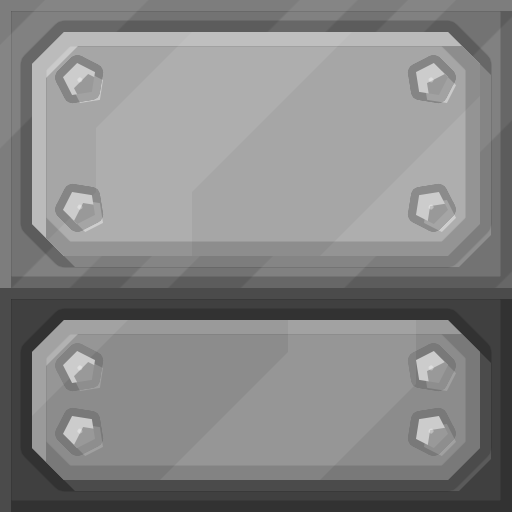
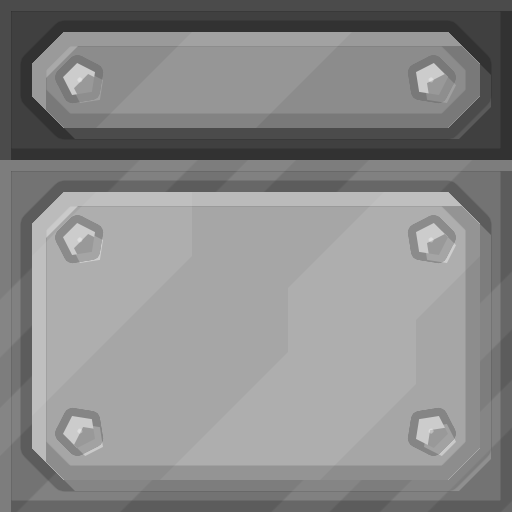
Revision of a layered 512x512 image; what changed, layer by layer:
showed group "crafting_monitor_top" (1st of 2) (9 layers) over [left=0, top=0, right=512, bottom=512]
added group "Light Panel copy 3" with 3 layers in group "crafting_monitor_top" over [left=0, top=160, right=512, bottom=512]
added layer "Rivets" (1st of 12, in "crafting_monitor_top" › "Light Panel copy 3") in group "Light Panel copy 3" over [left=63, top=223, right=448, bottom=448]
added layer "Panel" (1st of 12, in "crafting_monitor_top" › "Light Panel copy 3") in group "Light Panel copy 3" over [left=32, top=192, right=480, bottom=480]
added layer "Frame" (1st of 12, in "crafting_monitor_top" › "Light Panel copy 3") in group "Light Panel copy 3" over [left=0, top=160, right=512, bottom=512]
added group "Dark Panel copy 5" with 3 layers in group "crafting_monitor_top" over [left=0, top=0, right=512, bottom=160]
added layer "Rivets" (2nd of 12, in "crafting_monitor_top" › "Dark Panel copy 5") in group "Dark Panel copy 5" over [left=63, top=63, right=448, bottom=95]
added layer "Panel" (2nd of 12, in "crafting_monitor_top" › "Dark Panel copy 5") in group "Dark Panel copy 5" over [left=32, top=32, right=480, bottom=128]
added layer "Frame" (2nd of 12, in "crafting_monitor_top" › "Dark Panel copy 5") in group "Dark Panel copy 5" over [left=0, top=0, right=512, bottom=160]
hid group "crafting_monitor_back" (1st of 2) (9 layers) over [left=0, top=0, right=512, bottom=512]
